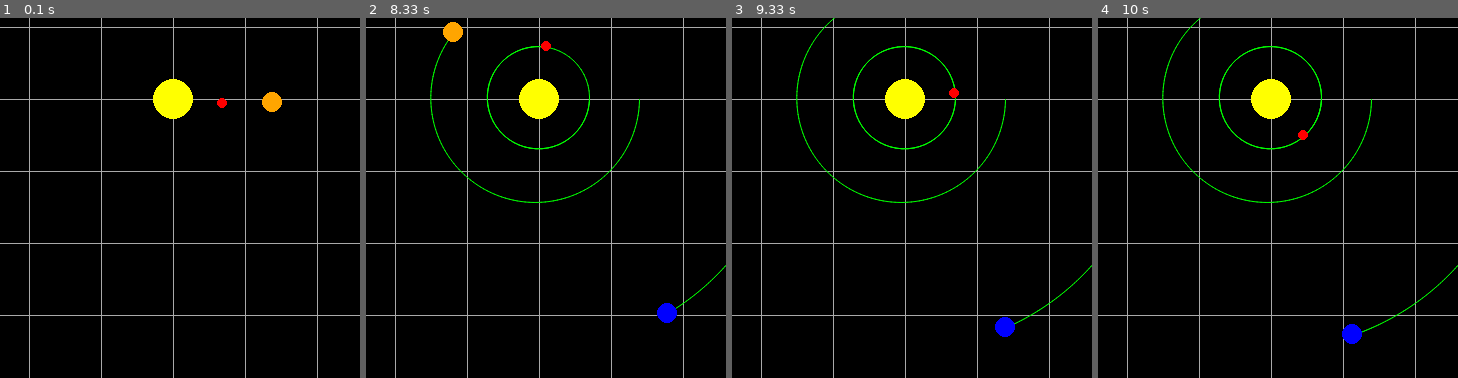
Above: before the commit, frames 1-4 (left to right).
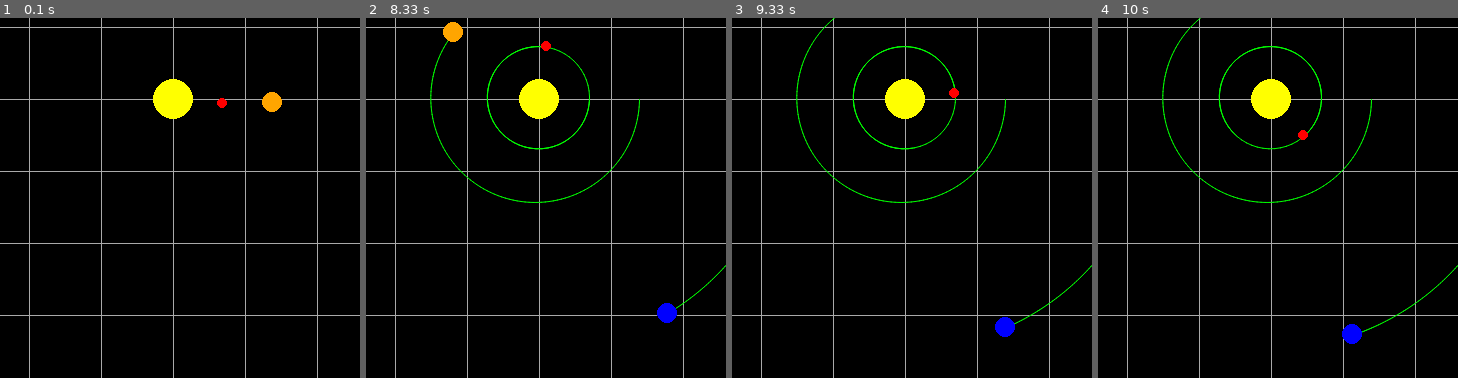
Above: after the commit, the same moments.

Repository: cdfricke/PyGame
Game: pygame game, started from orbit.py
The game is run twice, just before and just after one commit, with the same random seed, the same clock (stepped at 60 frames per second) and the same inputs.
Inputs:
- Up to frame 1 (0.1 s): no input
- Up to frame 2 (8.33 s): no input
- Up to frame 3 (9.33 s): no input
- Up to frame 4 (10 s): no input
The pictures show only the part of the screen within x 26-76%, y 39-89%; the shares and areas given below are measured in that part.

Frames 1-2 are identical in both runs. In frame 3, less than 0.1% of the frame differs, in the area x 50-63%, y 22-37%; in frame 4, 0.1%, in the area x 38-63%, y 23-37%.

Commit message:
added max length variable to trail class

Diff:
--- a/orbit.py
+++ b/orbit.py
@@ -101,8 +101,9 @@
         self.position += self.velocity * deltaTime
 
 class Trail:
-    def __init__(self):
+    def __init__(self, maxlength):
         self.pointArray = []
+        self.maxlength = maxlength
 
     def draw(self, surface, color, width):
         pygame.draw.aalines(surface=surface, color=color, closed=False, points=self.pointArray, blend=1)
@@ -110,7 +111,7 @@
     def addPoint(self, point):
         self.pointArray.append(point)
         # limit trail length to N points (N should be determined based on the orbit length)
-        if (len(self.pointArray) > 600):
+        if (len(self.pointArray) > self.maxlength):
             self.pointArray.pop(0)
 
 # *************************
@@ -134,11 +135,11 @@
 # *** ARROWS, GRIDS, AND TRAILS ***
 radialArrow = Arrow(sun.position, orbitor1.position)
 gameGrid = Grid(10,10)
-orbitorTrail1 = Trail()
+orbitorTrail1 = Trail(600)
 orbitorTrail1.addPoint(orbitor1.position.copy())
-orbitorTrail2 = Trail()
+orbitorTrail2 = Trail(300)
 orbitorTrail2.addPoint(orbitor2.position.copy())
-orbitorTrail3 = Trail()
+orbitorTrail3 = Trail(100)
 orbitorTrail3.addPoint(orbitor3.position.copy())
 
 # ***** GAME LOOP *****
